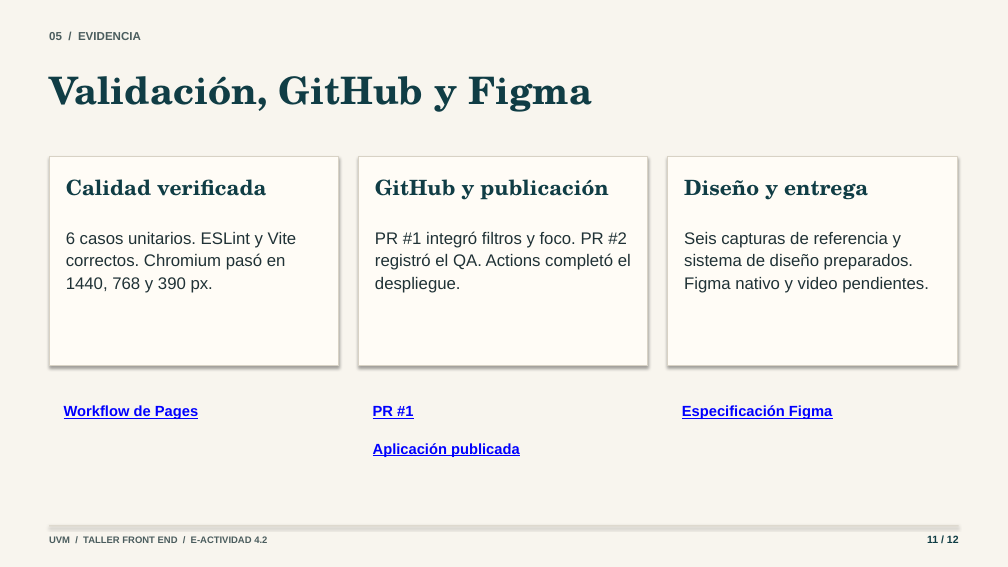
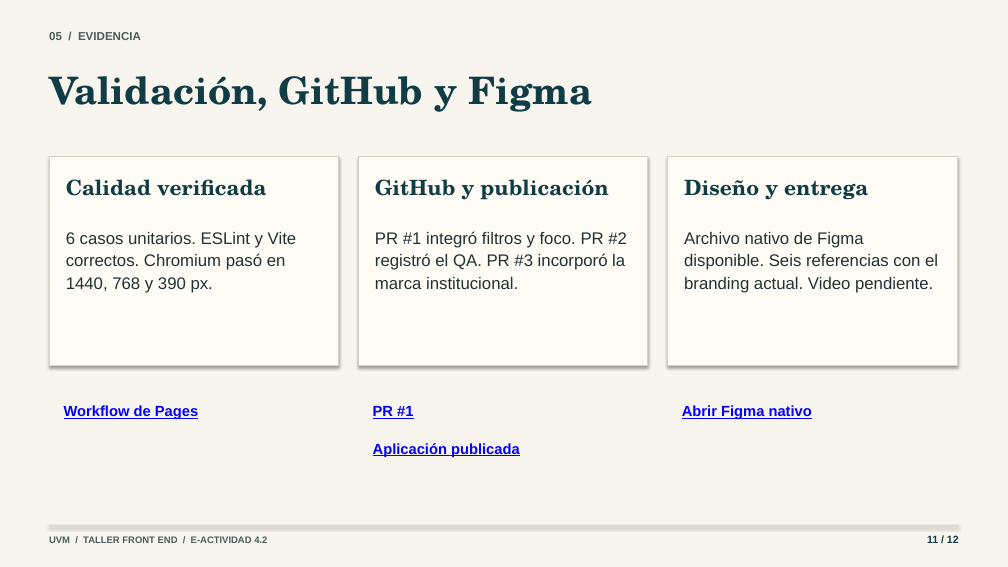
Before and after one commit to mmorfe-engineer/catedra-jgh-react-uvm-e4-2, a slide deck: slide 11 of docs/presentacion/uvm-e-actividad-4-2.pptx. Drawn at 1008x567 pixels with LibreOffice and Linux fonts; fonts in the diff are those of the drawing. Boxes give left, top, right and bottom in pixels: in the first picture for what was removed or moved away, otherwise in the second. Text is boxed around its words. In the diff, an @@ line names an element or a change of style, - is before the commit and + after.

Commit message:
Enlaza el diseño Figma y prepara el guion definitivo

```diff
--- a/docs/presentacion/uvm-e-actividad-4-2.pptx
+++ b/docs/presentacion/uvm-e-actividad-4-2.pptx
@@ text at [375,231,627,289]: text changed @@
-PR #1 integró filtros y foco. PR #2 registró el QA. Actions completó el despliegue.
+PR #1 integró filtros y foco. PR #2 registró el QA. PR #3 incorporó la marca institucional.
@@ text at [684,232,938,293]: text changed @@
-Seis capturas de referencia y sistema de diseño preparados. Figma nativo y video pendientes.
+Archivo nativo de Figma disponible. Seis referencias con el branding actual. Video pendiente.
@@ text at [682,405,812,419]: text changed @@
-Especificación Figma
+Abrir Figma nativo
```
Also in this commit, not shown: 1 other slide changed, 10 other files.
